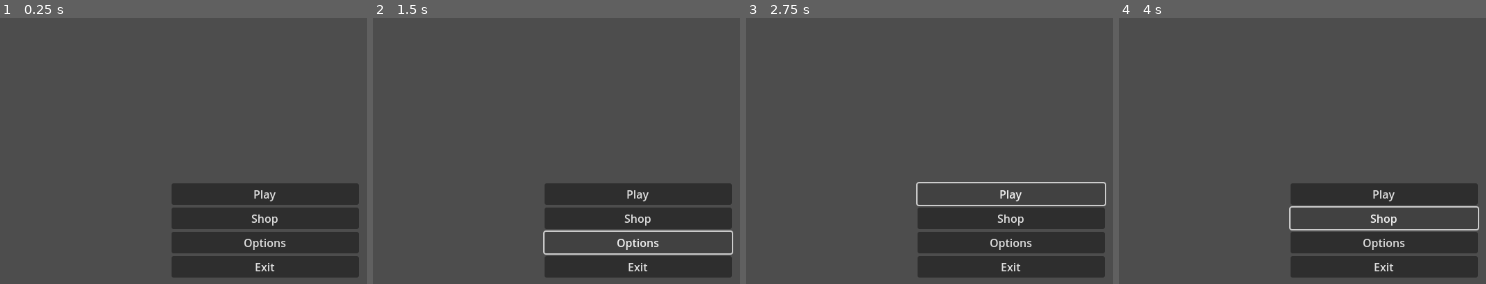
Above: before the commit, frames 1-4 (left to right).
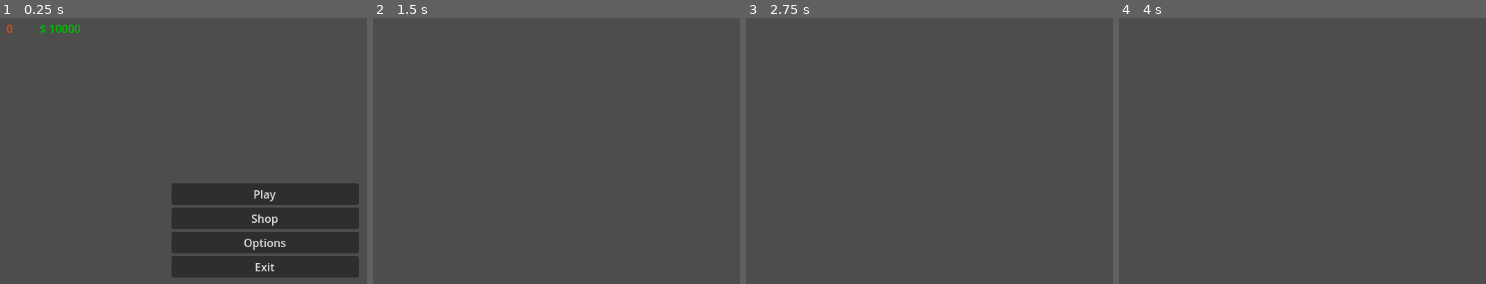
Above: after the commit, the same moments.

Repository: MystrMeat/Game_Jam_2025_Group4
Game: Godot game, scene res://Scenes/main_menu.tscn
Two runs of this game, one before a commit and one after it. Both use one fixed random seed, a clock stepped at 60 frames per second and the inputs below.
Inputs (mouse positions are in pixels of both pictures, inside the frame that each line leads up to):
- Up to frame 1 (0.25 s): no input
- Up to frame 2 (1.5 s): click "Shop" at 0.5 s; click (637, 241) at 1.25 s, where only the run before the commit has a clickable "Options"
- Up to frame 3 (2.75 s): click (1010, 193) at 2 s, where only the run before the commit has a clickable "Play"
- Up to frame 4 (4 s): click (1383, 193) at 2.75 s, where only the run before the commit has a clickable "Play"; click (1383, 217) at 3.5 s, where only the run before the commit has a clickable "Shop"

The runs differ from the first frame. In frame 1, 0.2% of the frame differs, in the area x 1-22%, y 2-7%; in frame 2, 13%, in the area x 46-99%, y 62-98%; in frame 3, 12%; in frame 4, 13%.

Commit message:
Added shop screen

Diff:
--- a/Scenes/global.tscn
+++ b/Scenes/global.tscn
@@ -10,3 +10,21 @@
 grow_horizontal = 2
 grow_vertical = 2
 script = ExtResource("1_koean")
+
+[node name="Player Mass" type="Label" parent="."]
+layout_mode = 0
+offset_left = -372.0
+offset_top = -254.0
+offset_right = -332.0
+offset_bottom = -231.0
+theme_override_colors/font_color = Color(0.911738, 0.280682, 0, 1)
+text = "0"
+
+[node name="Player Money" type="Label" parent="."]
+layout_mode = 0
+offset_left = -324.0
+offset_top = -254.0
+offset_right = -284.0
+offset_bottom = -231.0
+theme_override_colors/font_color = Color(0, 0.749434, 1.92523e-06, 1)
+text = "0"
--- a/Scenes/main_menu.tscn
+++ b/Scenes/main_menu.tscn
@@ -1,31 +1,43 @@
-[gd_scene format=3 uid="uid://c34qdg3a6yjc3"]
+[gd_scene load_steps=2 format=3 uid="uid://c34qdg3a6yjc3"]
+
+[ext_resource type="Script" uid="uid://bb8onw2y5qw06" path="res://Scripts/main_menu.gd" id="1_28flt"]
 
 [node name="Main Menu" type="Node2D"]
+script = ExtResource("1_28flt")
+
+[node name="Button Timer" type="Timer" parent="."]
+wait_time = 0.04
 
 [node name="Camera2D" type="Camera2D" parent="."]
 
-[node name="MarginContainer" type="MarginContainer" parent="."]
+[node name="Main Menu Options" type="MarginContainer" parent="."]
 offset_left = -134.0
 offset_top = -19.0
 offset_right = 136.0
 offset_bottom = 136.0
 size_flags_horizontal = 4
 
-[node name="VBoxContainer" type="VBoxContainer" parent="MarginContainer"]
+[node name="VBoxContainer" type="VBoxContainer" parent="Main Menu Options"]
 layout_mode = 2
 
-[node name="Play" type="Button" parent="MarginContainer/VBoxContainer"]
+[node name="Play" type="Button" parent="Main Menu Options/VBoxContainer"]
 layout_mode = 2
 text = "Play"
 
-[node name="Shop" type="Button" parent="MarginContainer/VBoxContainer"]
+[node name="Shop" type="Button" parent="Main Menu Options/VBoxContainer"]
 layout_mode = 2
 text = "Shop"
 
-[node name="Options" type="Button" parent="MarginContainer/VBoxContainer"]
+[node name="Options" type="Button" parent="Main Menu Options/VBoxContainer"]
 layout_mode = 2
 text = "Options"
 
-[node name="Exit" type="Button" parent="MarginContainer/VBoxContainer"]
+[node name="Exit" type="Button" parent="Main Menu Options/VBoxContainer"]
 layout_mode = 2
 text = "Exit"
+
+[connection signal="timeout" from="Button Timer" to="." method="_on_button_timer_timeout"]
+[connection signal="pressed" from="Main Menu Options/VBoxContainer/Play" to="." method="_on_play_pressed"]
+[connection signal="pressed" from="Main Menu Options/VBoxContainer/Shop" to="." method="_on_shop_pressed"]
+[connection signal="pressed" from="Main Menu Options/VBoxContainer/Options" to="." method="_on_options_pressed"]
+[connection signal="pressed" from="Main Menu Options/VBoxContainer/Exit" to="." method="_on_exit_pressed"]
--- /dev/null
+++ b/Scenes/shop.tscn
@@ -0,0 +1,14 @@
+[gd_scene format=3 uid="uid://b0pbhgx1cs4wi"]
+
+[node name="Shop" type="Control"]
+layout_mode = 3
+anchors_preset = 15
+anchor_right = 1.0
+anchor_bottom = 1.0
+grow_horizontal = 2
+grow_vertical = 2
+
+[node name="GridContainer" type="GridContainer" parent="."]
+layout_mode = 0
+offset_right = 40.0
+offset_bottom = 40.0
--- a/Scripts/global.gd
+++ b/Scripts/global.gd
@@ -1,9 +1,15 @@
 extends Control
 
+@onready var player_mass_text: Label = $"Player Mass"
+@onready var player_money_text: Label = $"Player Money"
+
+static var player_mass = 0
+static var player_money = 10000
 
 # Called when the node enters the scene tree for the first time.
 func _ready() -> void:
-	pass # Replace with function body.
+	player_mass_text.text = str(player_mass)
+	player_money_text.text = "$ " + str(player_money)
 
 
 # Called every frame. 'delta' is the elapsed time since the previous frame.
--- /dev/null
+++ b/Scripts/main_menu.gd
@@ -0,0 +1,41 @@
+extends Node2D
+
+@onready var button_timer: Timer = $"Button Timer"
+var n
+
+# Called when the node enters the scene tree for the first time.
+func _ready() -> void:
+	pass # Replace with function body.
+
+
+# Called every frame. 'delta' is the elapsed time since the previous frame.
+func _process(delta: float) -> void:
+	pass
+
+
+func _on_play_pressed() -> void: # play pressed on main menu
+	button_timer.start()
+	n = 2
+
+
+func _on_shop_pressed() -> void: # shop menu pressed on main menu
+	get_tree().change_scene_to_file("res://Scenes/shop.tscn")
+
+
+func _on_options_pressed() -> void: # options menu pressed on main menu
+	button_timer.start()
+	n = 3
+
+
+func _on_exit_pressed() -> void: # exit pressed on main menu
+	button_timer.start()
+	n = 1
+
+
+func _on_button_timer_timeout() -> void:
+	if n == 1:
+		get_tree().quit()
+	elif n == 2:
+		get_tree().change_scene_to_file("res://Scenes/game.tscn")
+	elif n == 3:
+		get_tree().change_scene_to_file("res://Scenes/shop.tscn")
Binary file added: Assets/castiron-condensed.otf
Not shown, added: Assets/castiron-condensed.otf.import
Not shown, added: Scripts/main_menu.gd.uid
